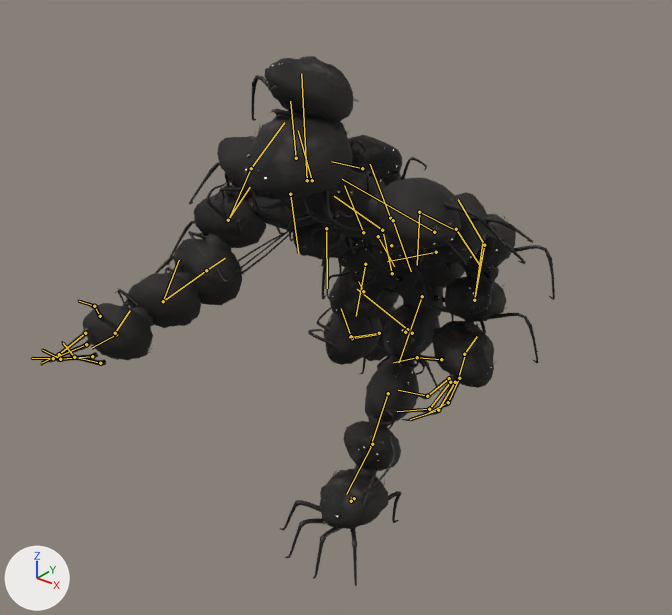
An edit to the FBX model art/litter/export/Stack_Run.fbx, drawn before and after from the same camera.
The view is the same before and after, from a 50 mm lens placed at (7.05, -10.07, 4.97), pointed at (0.15, -1.45, -0.37). Every picture has the same lights, and +X, +Y and +Z are marked at lower left. The first picture is the older version. Both versions are drawn at frame 1 of the action 'Scene'; the numbers are the values there. The bones that change, and the others that lie on the model, are drawn over the model as lines.

The first picture shows 'StackArmL', 'StackArmR', 'StackCrush', 'StackEyeshine', 'StackHead', 'StackLegL', 'StackLegR', 'StackMass', 'StackTorso1', 'StackTorso2'.
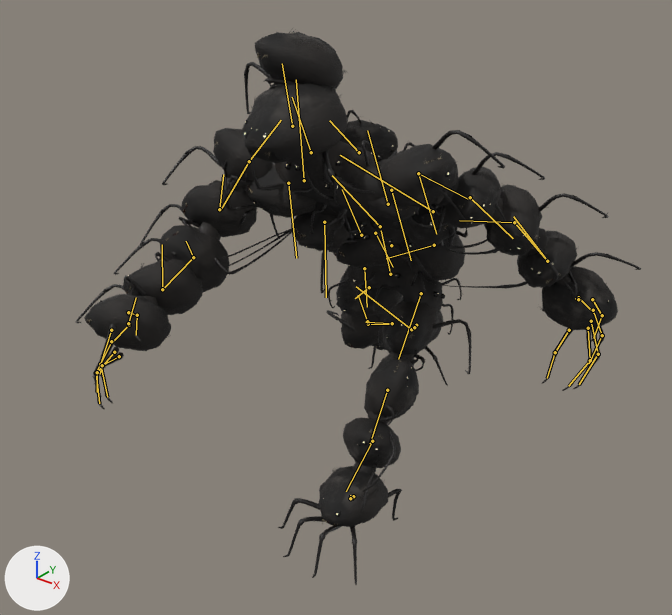
The change in detail:
Bone 'LowerTorso' (bone_lowertorso) moves from (0.02, -0.43, 0.02) to (0.0, -0.44, 0.02).
Bone 'LowerTorso' (bone_lowertorso) turns from (19, -10, -5) to (15, -10, 0) degrees about its own x, y and z.
Bone 'UpperTorso' (bone_uppertorso) turns from (21, 13, -3) to (18, 16, -1) degrees about its own x, y and z.
Bone 'Head' (bone_head) turns from (-29, -9, 2) to (-27, -5, 4) degrees about its own x, y and z.
Bone 'LeftUpperArm' (bone_leftupperarm) turns from (8, 4, 8) to (11, -7, -15) degrees about its own x, y and z.
Bone 'LeftLowerArm' (bone_leftlowerarm) turns from (-44, -5, -3) to (11, 1, 1) degrees about its own x, y and z.
Bone 'LeftHand' (bone_lefthand) turns from (-15, -1, -2) to (9, 1, 1) degrees about its own x, y and z.
Bone 'LeftIndex1' (bone_leftindex1) turns from (-24, 8, 10) to (-27, 6, 8) degrees about its own x, y and z.
Bone 'LeftMiddle2' (bone_leftmiddle2) turns from (-12, 23, 21) to (-13, 25, 22) degrees about its own x, y and z.
Bone 'LeftRing1' (bone_leftring1) turns from (-27, 1, 3) to (-28, 4, 3) degrees about its own x, y and z.
Bone 'LeftPinky1' (bone_leftpinky1) turns from (-28, -3, 3) to (-28, 4, 3) degrees about its own x, y and z.
Bone 'LeftThumb1' (bone_leftthumb1) turns from (18, 14, 19) to (12, 14, 23) degrees about its own x, y and z.
Bone 'RightUpperArm' (bone_rightupperarm) turns from (-81, 24, -18) to (-68, 21, 20) degrees about its own x, y and z.
Bone 'RightHand' (bone_righthand) turns from (-5, 0, 1) to (3, 0, 0) degrees about its own x, y and z.
Bone 'RightIndex1' (bone_rightindex1) turns from (-20, -7, -2) to (-3, -6, 0) degrees about its own x, y and z.
Bone 'RightIndex2' (bone_rightindex2) turns from (-17, -18, -10) to (-3, -3, -2) degrees about its own x, y and z.
Bone 'RightMiddle1' (bone_rightmiddle1) turns from (-20, -3, -3) to (-3, 0, -1) degrees about its own x, y and z.
Bone 'RightMiddle2' (bone_rightmiddle2) turns from (-14, -18, -13) to (-3, -3, -2) degrees about its own x, y and z.
Bone 'RightRing1' (bone_rightring1) turns from (-21, 0, -2) to (-4, 4, 1) degrees about its own x, y and z.
Bone 'RightRing2' (bone_rightring2) turns from (-10, -18, -17) to (-2, -3, -3) degrees about its own x, y and z.
Bone 'RightPinky1' (bone_rightpinky1) turns from (-22, 2, -1) to (-6, 7, 5) degrees about its own x, y and z.
Bone 'RightPinky2' (bone_rightpinky2) turns from (-4, -17, -20) to (-1, -3, -3) degrees about its own x, y and z.
Bone 'RightThumb1' (bone_rightthumb1) turns from (15, -12, -14) to (9, -5, 3) degrees about its own x, y and z.
Bone 'RightThumb2' (bone_rightthumb2) turns from (-20, -13, -11) to (-3, -2, -2) degrees about its own x, y and z.
Bone 'LeftUpperLeg' (bone_leftupperleg) turns from (-41, -6, -16) to (-40, -5, -13) degrees about its own x, y and z.
Bone 'LeftFoot' (bone_leftfoot) turns from (50, -10, 3) to (52, -13, 3) degrees about its own x, y and z.
Bone 'RightUpperLeg' (bone_rightupperleg) turns from (-3, 0, 2) to (21, -2, 9) degrees about its own x, y and z.
Bone 'RightLowerLeg' (bone_rightlowerleg) turns from (45, -1, 3) to (18, 0, 2) degrees about its own x, y and z.
Bone 'RightFoot' (bone_rightfoot) turns from (-37, -1, 0) to (-33, -2, -5) degrees about its own x, y and z.

Where the change shows, as pixel boxes (x1, y1, x2, y2) in the pictures (672 x 615 px):
'StackArmL', posed (48% wider, 7% taller): before (377, 178, 555, 421); after (377, 130, 641, 391)
'StackArmR', posed (18% narrower, 22% taller): before (30, 136, 293, 366); after (76, 128, 292, 409)
'StackHead', posed: before (243, 56, 376, 231); after (242, 27, 375, 194)
'StackLegL', posed: before (280, 305, 440, 586); after (278, 301, 472, 585)
'StackMass', posed (16% wider, 8% taller): before (132, 168, 499, 479); after (144, 141, 571, 476)
'StackTorso2', posed: before (224, 135, 526, 268); after (223, 120, 488, 248)
'StackTorso1', posed: before (226, 191, 466, 299); after (223, 179, 468, 293)
'StackLegR', posed (8% narrower, 8% shorter): before (308, 265, 440, 392); after (326, 269, 448, 386)
'StackCrush', posed: before (288, 139, 454, 321); after (285, 110, 463, 335)
'StackEyeshine', posed: before (245, 64, 497, 517); after (244, 121, 609, 515)
bone 'LowerTorso', root to tip: before (392, 273) to (383, 234); after (390, 274) to (381, 230)
bone 'UpperTorso', root to tip: before (382, 230) to (334, 196); after (380, 226) to (332, 175)
bone 'Head', root to tip: before (312, 180) to (298, 130); after (311, 152) to (292, 97)
bone 'LeftUpperArm', root to tip: before (419, 212) to (454, 229); after (418, 173) to (468, 199)
bone 'LeftLowerArm', root to tip: before (484, 245) to (474, 300); after (514, 222) to (547, 261)
bone 'LeftHand', root to tip: before (465, 353) to (458, 379); after (578, 297) to (593, 312)
bone 'LeftIndex1', root to tip: before (449, 378) to (427, 396); after (588, 328) to (590, 360)
bone 'LeftMiddle2', root to tip: before (429, 409) to (397, 411); after (598, 354) to (579, 384)
bone 'LeftRing1', root to tip: before (455, 382) to (438, 410); after (593, 310) to (602, 335)
bone 'LeftPinky1', root to tip: before (459, 378) to (448, 402); after (592, 299) to (602, 315)
bone 'LeftThumb1', root to tip: before (441, 359) to (417, 357); after (569, 330) to (555, 352)
bone 'RightUpperArm', root to tip: before (251, 168) to (228, 220); after (249, 161) to (221, 209)
bone 'RightHand', root to tip: before (116, 334) to (91, 348); after (129, 325) to (111, 343)
bone 'RightIndex1', root to tip: before (85, 333) to (59, 354); after (111, 330) to (100, 364)
bone 'RightIndex2', root to tip: before (59, 354) to (41, 363); after (100, 364) to (107, 397)
bone 'RightMiddle1', root to tip: before (86, 344) to (53, 358); after (111, 341) to (96, 373)
bone 'RightMiddle2', root to tip: before (53, 358) to (32, 358); after (96, 373) to (99, 403)
bone 'RightRing1', root to tip: before (92, 356) to (60, 359); after (114, 352) to (97, 372)
bone 'RightRing2', root to tip: before (60, 359) to (42, 350); after (97, 372) to (97, 392)
bone 'RightPinky1', root to tip: before (100, 363) to (74, 357); after (119, 356) to (102, 365)
bone 'RightPinky2', root to tip: before (74, 357) to (63, 343); after (102, 365) to (100, 374)
bone 'RightThumb1', root to tip: before (100, 316) to (94, 306); after (128, 312) to (137, 315)
bone 'RightThumb2', root to tip: before (94, 306) to (79, 301); after (137, 315) to (136, 335)
bone 'LeftUpperLeg', root to tip: before (422, 296) to (399, 362); after (421, 293) to (398, 359)
bone 'LeftFoot', root to tip: before (354, 498) to (352, 502); after (353, 496) to (351, 500)
bone 'RightUpperLeg', root to tip: before (365, 264) to (356, 316); after (364, 268) to (367, 307)
bone 'RightLowerLeg', root to tip: before (352, 338) to (381, 334); after (368, 324) to (393, 324)
bone 'RightFoot', root to tip: before (407, 329) to (406, 333); after (416, 325) to (415, 328)
